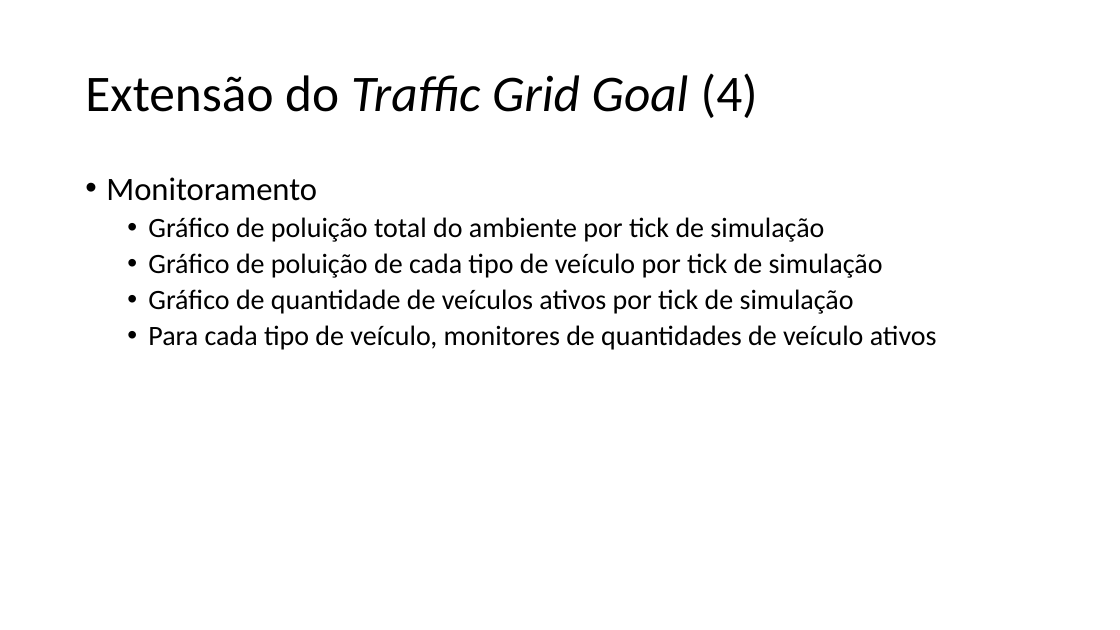
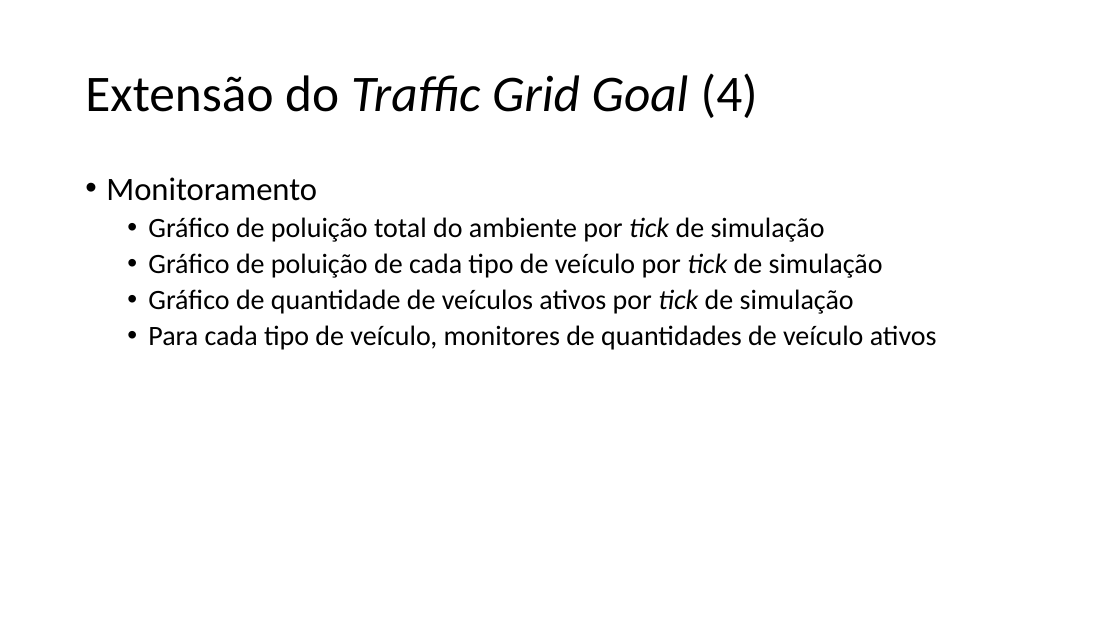
Before and after one commit to rejunges/SimulacaoSocial, a slide deck: slide 6 of Trabalho Netlogo.pptx. Drawn at 1120x630 pixels with LibreOffice and Linux fonts; fonts in the diff are those of the drawing. Boxes give left, top, right and bottom in pixels: in the first picture for what was removed or moved away, otherwise in the second. Text is boxed around its words. In the diff, an @@ line names an element or a change of style, - is before the commit and + after.

```diff
--- a/Trabalho Netlogo.pptx
+++ b/Trabalho Netlogo.pptx
@@ text at <box>148,217,883,314</box>: italic on in "tick", "tick", "tick" @@
```
Also in this commit, not shown: 3 other slides changed, 8 slides added, 1 other file.
